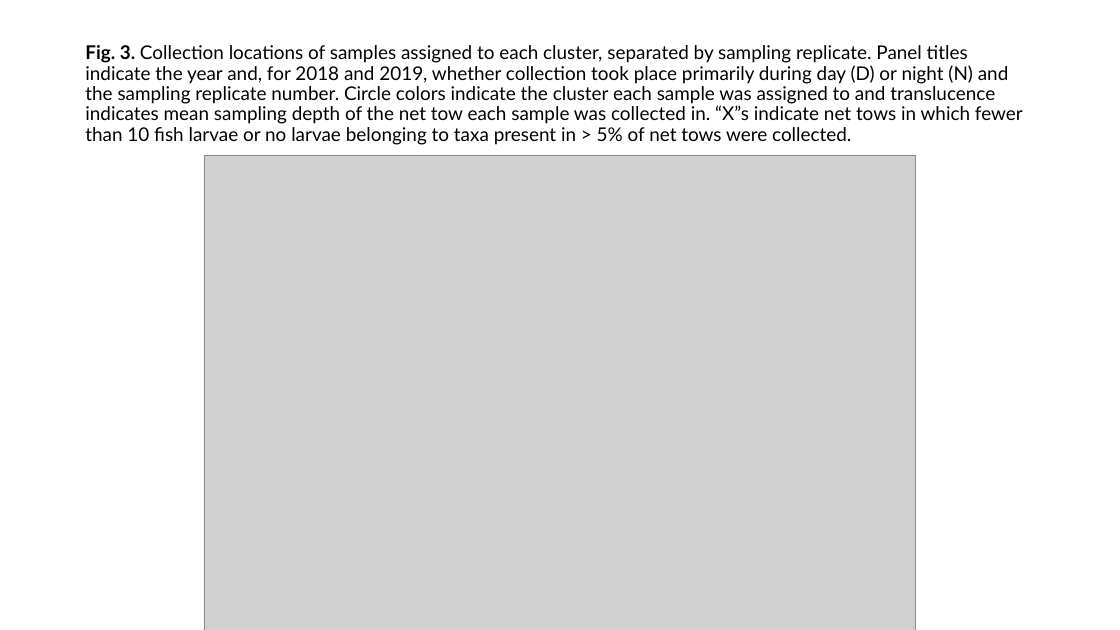
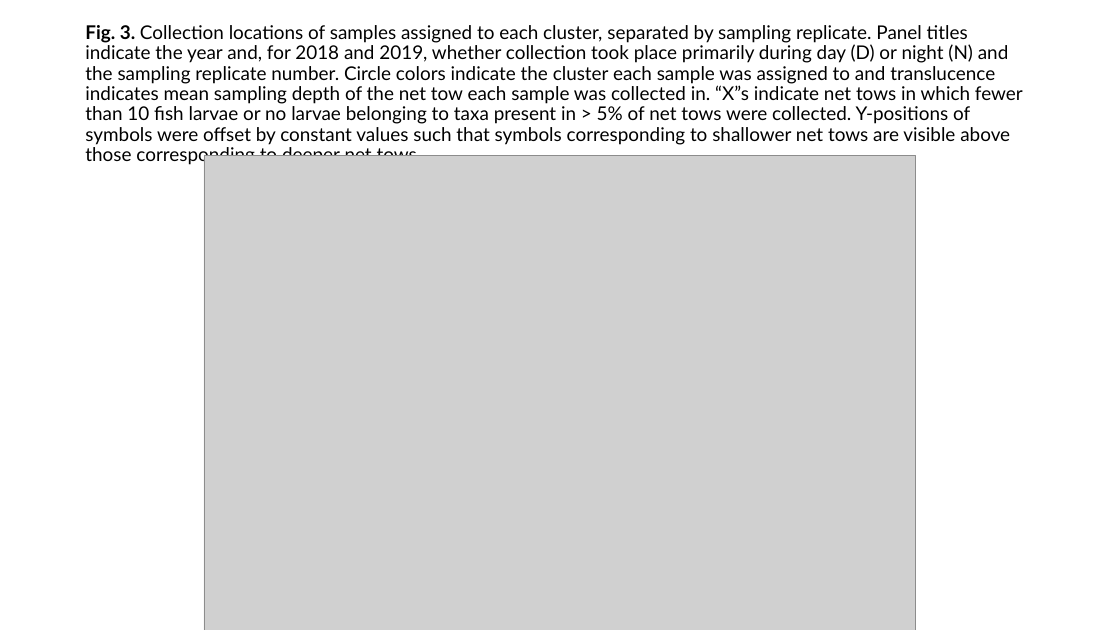
Before and after one commit to LukeABobay/larval-fish-community-analysis, a slide deck: slide 6 of Figures and tables final data set.pptx. Drawn at 1120x630 pixels with LibreOffice and Linux fonts; fonts in the diff are those of the drawing; grey boxes stand for pictures. Boxes give left, top, right and bottom in pixels: in the first picture for what was removed or moved away, otherwise in the second. Text is boxed around its words. In the diff, an @@ line names an element or a change of style, - is before the commit and + after.

```diff
--- a/Figures and tables final data set.pptx
+++ b/Figures and tables final data set.pptx
@@ title at bbox=[85, 25, 1023, 166]: text changed @@
-Fig. 3. Collection locations of samples assigned to each cluster, separated by sampling replicate. Panel titles indicate the year and, for 2018 and 2019, whether collection took place primarily during day (D) or night (N) and the sampling replicate number. Circle colors indicate the cluster each sample was assigned to and translucence indicates mean sampling depth of the net tow each sample was collected in. “X”s indicate net tows in which fewer than 10 fish larvae or no larvae belonging to taxa present in > 5% of net tows were collected.
+Fig. 3. Collection locations of samples assigned to each cluster, separated by sampling replicate. Panel titles indicate the year and, for 2018 and 2019, whether collection took place primarily during day (D) or night (N) and the sampling replicate number. Circle colors indicate the cluster each sample was assigned to and translucence indicates mean sampling depth of the net tow each sample was collected in. “X”s indicate net tows in which fewer than 10 fish larvae or no larvae belonging to taxa present in > 5% of net tows were collected. Y-positions of symbols were offset by constant values such that symbols corresponding to shallower net tows are visible above those corresponding to deeper net tows.
```
Also in this commit, not shown: 8 other slides changed, 9 other files.
